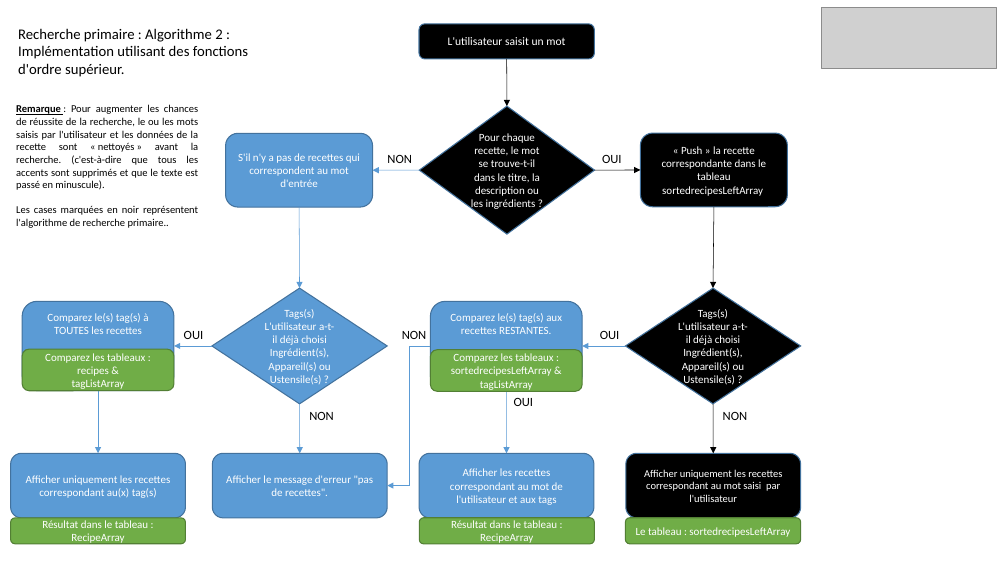
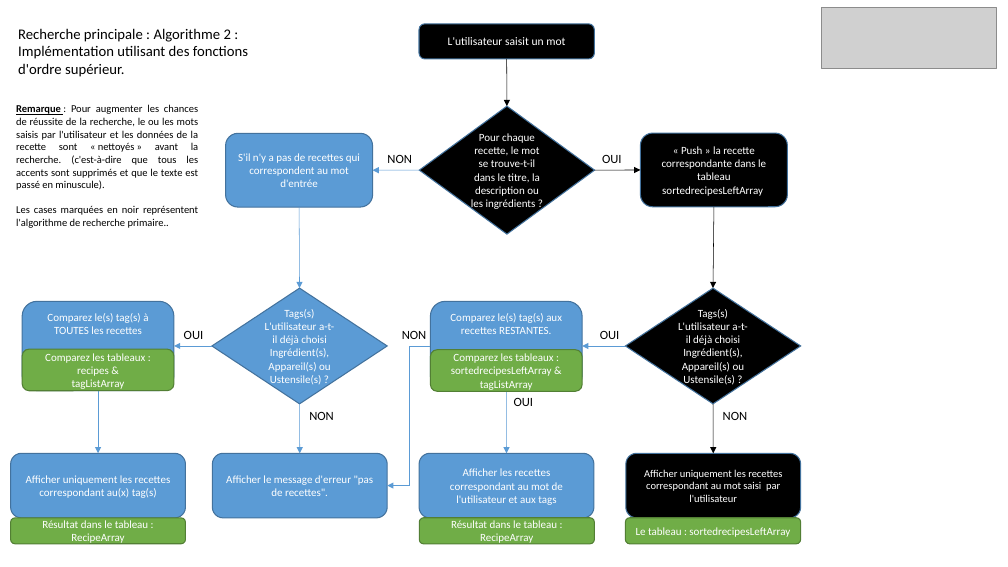
Before and after one commit to Stevens-Mark/LesPetitsPlats, a slide deck: slide 6 of Testing Results & functionality repot/flowchaw charts of the program logic.pptx. Drawn at 1008x567 pixels with LibreOffice and Linux fonts; fonts in the diff are those of the drawing; grey boxes stand for pictures. Boxes give left, top, right and bottom in pixels: in the first picture for what was removed or moved away, otherwise in the second. Text is boxed around its words. In the diff, an @@ line names an element or a change of style, - is before the commit and + after.

```diff
--- a/Testing Results & functionality repot/flowchaw charts of the program logic.pptx
+++ b/Testing Results & functionality repot/flowchaw charts of the program logic.pptx
@@ text at [18,28,231,42]: text changed @@
-Recherche primaire : Algorithme 2 :
+Recherche principale : Algorithme 2 :
```
Also in this commit, not shown: 6 other slides changed, 1 slide added, 9 other files.
